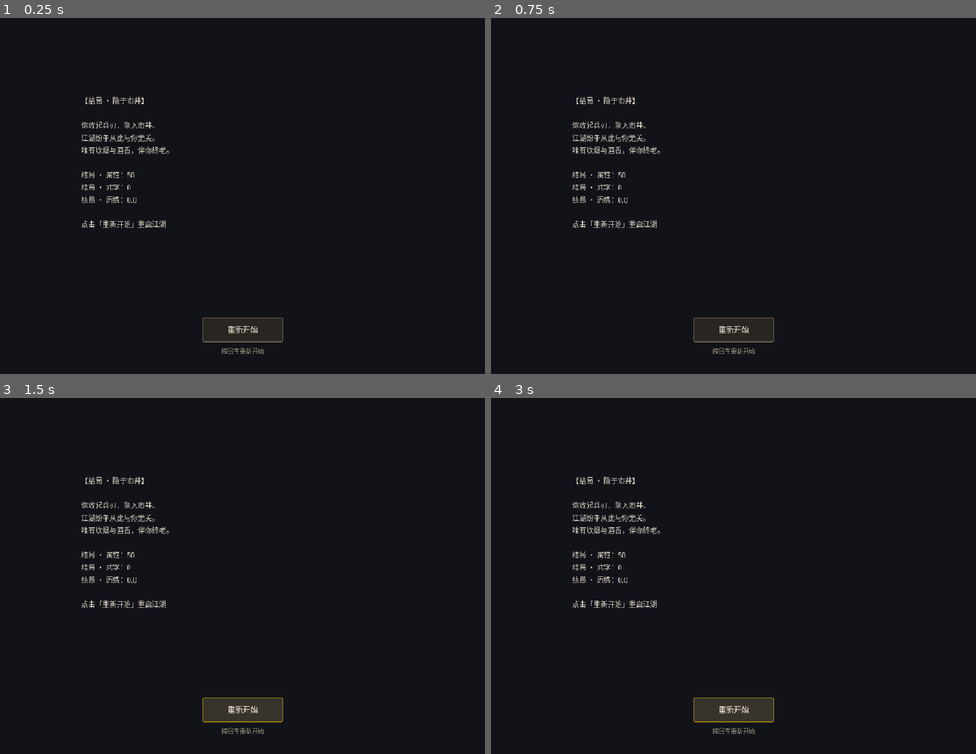
Above: before the commit, frames 1-4 (two rows, left to right).
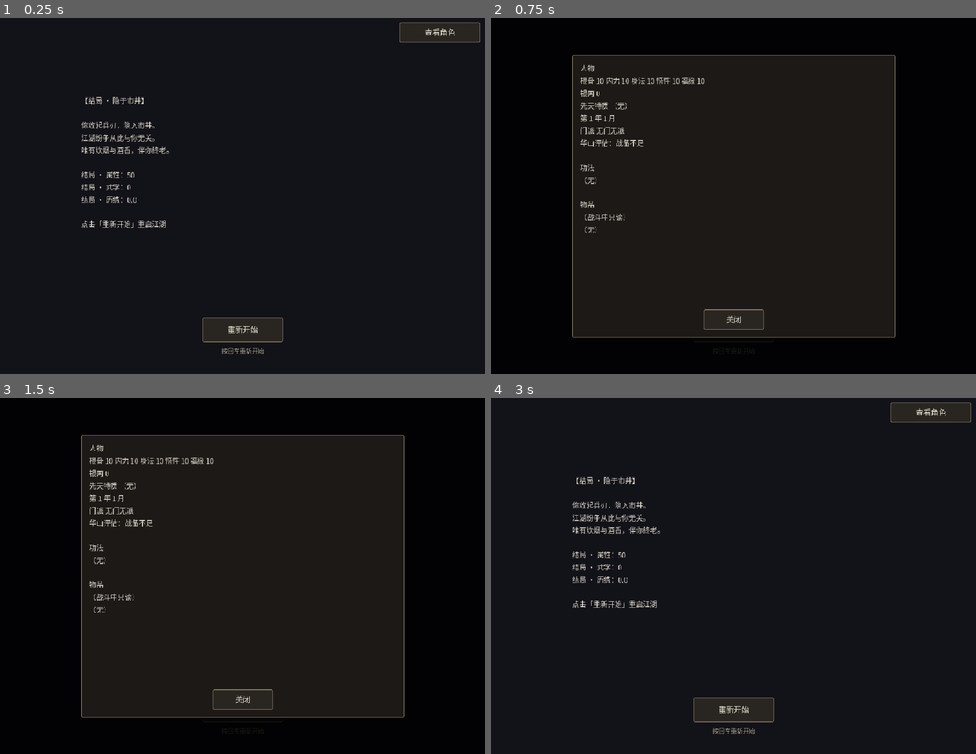
Above: after the commit, the same moments.

Repository: linxuhao/jinyong-heroes
Game: Godot game, scene res://scenes/segments/ending.tscn
The game is run twice, just before and just after one commit, with the same random seed, the same clock (stepped at 60 frames per second) and the same inputs. This scene is started directly instead of the project's main scene. Sound files missing from this copy of the repository are replaced by a short silence.
Inputs (mouse positions are in pixels of both pictures, inside the frame that each line leads up to):
- Up to frame 1 (0.25 s): no input
- Up to frame 2 (0.75 s): click (932, 32) at 0.5 s, where only the run after the commit has a clickable "查看角色"
- Up to frame 3 (1.5 s): click "重新开始" at 1.25 s
- Up to frame 4 (3 s): click "重新开始" at 2 s; click (733, 700) at 2.75 s, where only the run after the commit has a clickable "关闭"

The runs differ from the first frame. In frame 1, 0.2% of the frame differs, in the area x 82-99%, y 1-7%; in frame 2, 2.6%; in frame 3, 3.1%, in the area x 16-84%, y 10-95%; in frame 4, 0.3%.

Commit message:
dpe_game/t_impl: feat_c4_roster_battle_ending [jinyong-nav] (5 file(s))

Diff:
--- a/scenes/segments/ending.tscn
+++ b/scenes/segments/ending.tscn
@@ -1,6 +1,7 @@
-[gd_scene load_steps=3 format=3]
+[gd_scene load_steps=4 format=3]
 
 [ext_resource type="Script" path="res://scripts/segments/ending.gd" id="1"]
+[ext_resource type="PackedScene" path="res://scenes/ui/roster_panel.tscn" id="2"]
 
 [sub_resource type="StyleBoxFlat" id="StyleBoxFlat_backdrop"]
 bg_color = Color(0.07, 0.07, 0.1, 1)
@@ -60,3 +61,6 @@
 offset_bottom = -64.0
 focus_mode = 0
 text = "重新开始"
+
+[node name="RosterPanel" parent="." instance=ExtResource("2")]
+read_only = true
--- a/scenes/ui/hud.tscn
+++ b/scenes/ui/hud.tscn
@@ -1,9 +1,10 @@
-[gd_scene load_steps=6 format=3]
+[gd_scene load_steps=7 format=3]
 
 [ext_resource type="Script" path="res://scripts/ui/hud.gd" id="1"]
 [ext_resource type="Script" path="res://scripts/ui/pause_button.gd" id="2"]
 [ext_resource type="Script" path="res://scripts/ui/round_indicator.gd" id="3"]
 [ext_resource type="Script" path="res://scripts/ui/move_hint_label.gd" id="4"]
+[ext_resource type="PackedScene" path="res://scenes/ui/roster_panel.tscn" id="5"]
 
 [sub_resource type="StyleBoxFlat" id="StyleBoxFlat_topstrip"]
 bg_color = Color(0.07, 0.07, 0.1, 0.6)
@@ -184,3 +185,6 @@
 theme_override_constants/shadow_offset_x = 1
 theme_override_constants/shadow_offset_y = 1
 script = ExtResource("4")
+
+[node name="RosterPanel" parent="." instance=ExtResource("5")]
+read_only = true
--- a/scripts/autoload/i18n.gd
+++ b/scripts/autoload/i18n.gd
@@ -601,6 +601,8 @@
 	"战备不足": "Underprepared",
 	"势均力敌": "Even match",
 	"胜券在握": "Strong",
+	"（战斗中只读）": "(Read-only in battle)",
+	"查看角色": "View Character",
 }
 
 
--- a/scripts/segments/ending.gd
+++ b/scripts/segments/ending.gd
@@ -52,6 +52,11 @@
 ## Surface: button name -> pressed-signal wired.
 var pressed_connected: Dictionary = {}
 
+## C4 roster mirror: true while the RosterPanel overlay is open. Mirrored every
+## _process frame from panel.is_open (never from RosterOpenButton.visible — the
+## entry button is hidden while open, so reading it would report a false close).
+var roster_panel_open: bool = false
+
 
 func _ready() -> void:
 	_wire_restart_button()
@@ -60,6 +65,29 @@
 	tier = int(ev["tier"])
 	score = int(ev["score"])
 	_render()
+	# C4: relabel the panel's entry button to 查看角色 and widen it so the longer
+	# label fits in the top-right corner clear of BodyLabel (x[-320,320] centered)
+	# and RestartButton.
+	var ob: Button = get_node_or_null("RosterPanel/RosterOpenButton") as Button
+	if ob != null:
+		ob.anchor_left = 1.0
+		ob.anchor_right = 1.0
+		ob.offset_left = -170.0
+		ob.offset_top = 8.0
+		ob.offset_right = -10.0
+		ob.offset_bottom = 48.0
+		ob.text = tr("查看角色")
+
+
+## C4 roster helper: resolve the panel instance (null-safe) and its open state.
+func _roster_is_open() -> bool:
+	var panel: Control = get_node_or_null("RosterPanel") as Control
+	return panel != null and is_instance_valid(panel) and bool(panel.is_open)
+
+
+## C4 roster mirror: publish the panel's open state every frame.
+func _process(_delta: float) -> void:
+	roster_panel_open = _roster_is_open()
 
 
 func _wire_restart_button() -> void:
@@ -79,6 +107,16 @@
 
 
 func _unhandled_input(event: InputEvent) -> void:
+	# C4 input shield FIRST: while the roster panel is open, consume ALL
+	# unhandled input so keyboard never reaches the restart path through a panel
+	# the host does not know about. NOTE (intentional, not a regression): while
+	# the panel is open, Esc/keyboard CANNOT close it — close is touch/click
+	# only (RosterCloseButton / tap-outside), per touch-reachability. If this
+	# shield were placed after the `done` check, opening the panel then pressing
+	# Enter would silently restart the run.
+	if _roster_is_open():
+		get_viewport().set_input_as_handled()
+		return
 	if done:
 		return
 	if event.is_action_pressed("ui_accept") or event.is_action_pressed("tutorial_next"):
--- a/scripts/ui/hud.gd
+++ b/scripts/ui/hud.gd
@@ -759,6 +759,12 @@
 	# frames where the player does not exist yet (before the null-check below).
 	_update_geometry_observables()
 
+	# C4 roster mirror: publish the panel's open state every frame, BEFORE the
+	# player null-check so it is readable pre-battle too. Reads panel.is_open
+	# (never RosterOpenButton.visible — the entry button is hidden while open,
+	# so reading it would report a false close).
+	roster_panel_open = _roster_is_open()
+
 	# Battle action buttons: disabled whenever the battle input gate is closed
 	# (not the player's turn, or paused). Must run BEFORE the player null-check
 	# so the state is readable every frame. A click on a disabled Button emits
@@ -1011,3 +1017,25 @@
 		ob.offset_right = -10.0
 		ob.offset_bottom = 84.0
 		ob.text = tr("角色")
+
+
+## C4 roster helpers: resolve the panel instance (null-safe) and its open state.
+func _roster_panel() -> Control:
+	return get_node_or_null("RosterPanel") as Control
+
+
+func _roster_is_open() -> bool:
+	var panel: Control = _roster_panel()
+	return panel != null and is_instance_valid(panel) and bool(panel.is_open)
+
+
+## C4 input shield: while the roster panel is open, consume ALL unhandled input
+## so keyboard never reaches the battle handlers through a panel the locked
+## battlefield host does not know about. NOTE (intentional, not a regression):
+## while the panel is open, Esc/keyboard CANNOT close it — close is touch/click
+## only (RosterCloseButton / tap-outside), per the brief's touch-reachability
+## requirement.
+func _unhandled_input(event: InputEvent) -> void:
+	if _roster_is_open():
+		get_viewport().set_input_as_handled()
+		return
